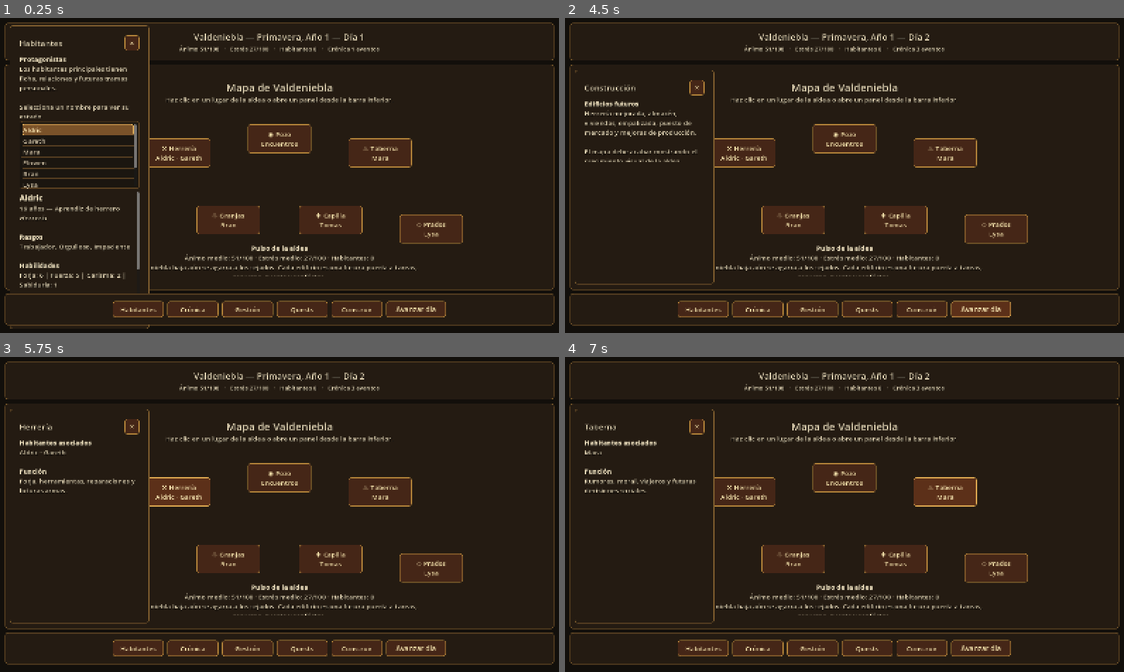
Above: before the commit, frames 1-4 (two rows, left to right).
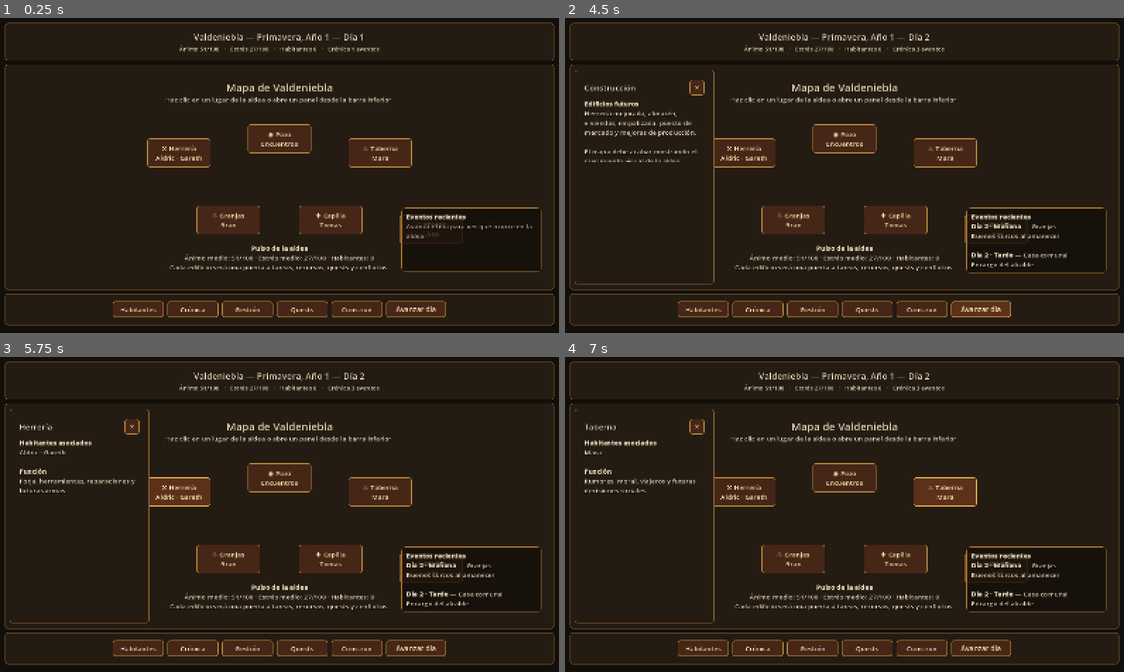
Above: after the commit, the same moments.

Repository: Nachobt98/valdeniebla
Game: Godot game, scene res://main.tscn
The game is run twice, just before and just after one commit, with the same random seed, the same clock (stepped at 60 frames per second) and the same inputs.
Inputs:
- Up to frame 1 (0.25 s): no input
- Up to frame 2 (4.5 s): click "Habitantes" at 0.5 s; click "Crónica" at 1.25 s; click "Gestión" at 2 s; click "Quests" at 2.75 s; click "Construir" at 3.5 s; click "Avanzar día" at 4.25 s
- Up to frame 3 (5.75 s): click "⚒ Herrería Aldric · Gareth" at 5 s
- Up to frame 4 (7 s): click "◉ Pozo Encuentros" at 5.75 s; click "♨ Taberna Mara" at 6.5 s

The runs differ from the first frame. In frame 1, 5.5% of the frame differs, in the area x 1-97%, y 2-99%; in frame 2, 1.9%; in frame 3, 1.9%; in frame 4, 1.9%.

Commit message:
Add recent event feed overlay

Diff:
--- a/main.gd
+++ b/main.gd
@@ -7,14 +7,18 @@
 const DiarySystem = preload("res://scripts/diary_system.gd")
 
 const DAY_TIMES := ["Mañana", "Tarde"]
+const MAX_EVENT_FEED_ENTRIES := 5
 
 var selected_npc_id: String = "aldric"
 var village_state := VillageState.new()
 var event_system := EventSystem.new()
 var diary_system := DiarySystem.new()
+var event_feed_entries: Array[String] = []
+var event_feed_label: RichTextLabel
 
 @onready var title_label: Label = $RootMargin/RootLayout/TopBar/TopBarMargin/TopBarContent/TitleLabel
 @onready var top_stats_label: Label = $RootMargin/RootLayout/TopBar/TopBarMargin/TopBarContent/TopStatsLabel
+@onready var map_content: Control = $RootMargin/RootLayout/GameArea/MapPanel/MapContent
 @onready var map_status_label: RichTextLabel = $RootMargin/RootLayout/GameArea/MapPanel/MapContent/MapStatusLabel
 
 @onready var context_panel: PanelContainer = $RootMargin/RootLayout/GameArea/ContextPanel
@@ -43,9 +47,10 @@
 	event_system.setup(EventDatabase.get_events())
 	diary_system.setup_initial_entry()
 	populate_npc_list()
+	create_event_feed_overlay()
 	connect_signals()
 	update_all_ui()
-	show_people_panel()
+	update_event_feed()
 
 func connect_signals() -> void:
 	advance_day_button.pressed.connect(_on_advance_day_pressed)
@@ -63,11 +68,54 @@
 	chapel_button.pressed.connect(func(): show_building_panel("Capilla", "Tomas", "Crónica, memoria, mediación y primeras pistas de la trama principal.", "Las velas recuerdan más de lo que dicen."))
 	pastures_button.pressed.connect(func(): show_building_panel("Prados", "Lysa", "Ganado, lindes, vigilancia rural y frontera exterior.", "Más allá de los prados empieza lo incierto."))
 
+func create_event_feed_overlay() -> void:
+	var feed_panel := PanelContainer.new()
+	feed_panel.name = "EventFeedPanel"
+	feed_panel.custom_minimum_size = Vector2(390, 175)
+	feed_panel.anchor_left = 1.0
+	feed_panel.anchor_top = 1.0
+	feed_panel.anchor_right = 1.0
+	feed_panel.anchor_bottom = 1.0
+	feed_panel.offset_left = -420.0
+	feed_panel.offset_top = -220.0
+	feed_panel.offset_right = -24.0
+	feed_panel.offset_bottom = -40.0
+	feed_panel.mouse_filter = Control.MOUSE_FILTER_IGNORE
+
+	var style := StyleBoxFlat.new()
+	style.bg_color = Color(0.07, 0.05, 0.035, 0.72)
+	style.border_color = Color(0.64, 0.45, 0.18, 0.88)
+	style.border_width_left = 1
+	style.border_width_top = 1
+	style.border_width_right = 1
+	style.border_width_bottom = 1
+	style.corner_radius_top_left = 8
+	style.corner_radius_top_right = 8
+	style.corner_radius_bottom_left = 8
+	style.corner_radius_bottom_right = 8
+	feed_panel.add_theme_stylebox_override("panel", style)
+
+	var margin := MarginContainer.new()
+	margin.add_theme_constant_override("margin_left", 12)
+	margin.add_theme_constant_override("margin_top", 10)
+	margin.add_theme_constant_override("margin_right", 12)
+	margin.add_theme_constant_override("margin_bottom", 10)
+	feed_panel.add_child(margin)
+
+	event_feed_label = RichTextLabel.new()
+	event_feed_label.bbcode_enabled = true
+	event_feed_label.autowrap_mode = TextServer.AUTOWRAP_WORD_SMART
+	event_feed_label.scroll_active = false
+	event_feed_label.fit_content = true
+	margin.add_child(event_feed_label)
+	map_content.add_child(feed_panel)
+
 func populate_npc_list() -> void:
 	npc_list.clear()
 	for npc_id in village_state.npc_order:
 		npc_list.add_item(village_state.npcs[npc_id]["name"])
 	npc_list.select(0)
+	npc_list.ensure_current_is_visible()
 
 func _on_npc_selected(index: int) -> void:
 	if index >= 0 and index < village_state.npc_order.size():
@@ -83,7 +131,28 @@
 		var event_data = event_system.pick_event(village_state)
 		event_system.apply_event(event_data, village_state)
 		diary_system.add_entry(time_name, event_data, village_state)
+		add_event_feed_entry(time_name, event_data)
 	update_all_ui()
+	update_event_feed()
+
+func add_event_feed_entry(time_name: String, event_data: Dictionary) -> void:
+	var entry := "[b]Día %d · %s[/b] — %s\n%s" % [
+		village_state.day,
+		time_name,
+		event_data.get("location", "Aldea"),
+		event_data.get("title", "Suceso")
+	]
+	event_feed_entries.append(entry)
+	while event_feed_entries.size() > MAX_EVENT_FEED_ENTRIES:
+		event_feed_entries.pop_front()
+
+func update_event_feed() -> void:
+	if event_feed_label == null:
+		return
+	if event_feed_entries.is_empty():
+		event_feed_label.text = "[b]Eventos recientes[/b]\n[color=#b8a890]Avanza el día para ver qué ocurre en la aldea.[/color]"
+		return
+	event_feed_label.text = "[b]Eventos recientes[/b]\n" + "\n\n".join(event_feed_entries)
 
 func update_all_ui() -> void:
 	update_title()
@@ -109,7 +178,7 @@
 func update_map_status() -> void:
 	var average_mood := village_state.get_average_state("ánimo")
 	var average_stress := village_state.get_average_state("estrés")
-	map_status_label.text = "[center][b]Pulso de la aldea[/b]\nÁnimo medio: %d/100 · Estrés medio: %d/100 · Habitantes: %d\nLa niebla baja aún se agarra a los tejados. Cada edificio es una futura puerta a tareas, recursos, quests y conflictos.[/center]" % [
+	map_status_label.text = "[center][b]Pulso de la aldea[/b]\nÁnimo medio: %d/100 · Estrés medio: %d/100 · Habitantes: %d\nCada edificio será una puerta a tareas, recursos, quests y conflictos.[/center]" % [
 		average_mood,
 		average_stress,
 		village_state.npc_order.size()
@@ -123,12 +192,14 @@
 	npc_list.visible = show_npcs
 	npc_info_label.visible = show_npcs
 	if show_npcs:
+		npc_list.select(0)
+		npc_list.ensure_current_is_visible()
 		update_npc_panel()
 
 func show_people_panel() -> void:
 	show_context(
 		"Habitantes",
-		"[b]Protagonistas[/b]\nLos habitantes principales tienen ficha, relaciones y futuras tramas personales.\n\nSelecciona un nombre para ver su estado.",
+		"[b]Protagonistas[/b]\nSelecciona un nombre para ver su ficha, relaciones y futuras tramas personales.",
 		true
 	)
 
